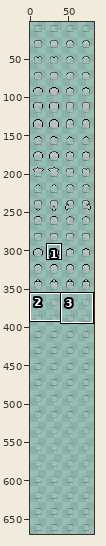
Pixel-art file, stored at Assets/Graphics/Sprites/CharacterParts/Hairs.aseprite. Above: a wide view before the commit, with the close-up outlined.
Close-up. First the earlier version:
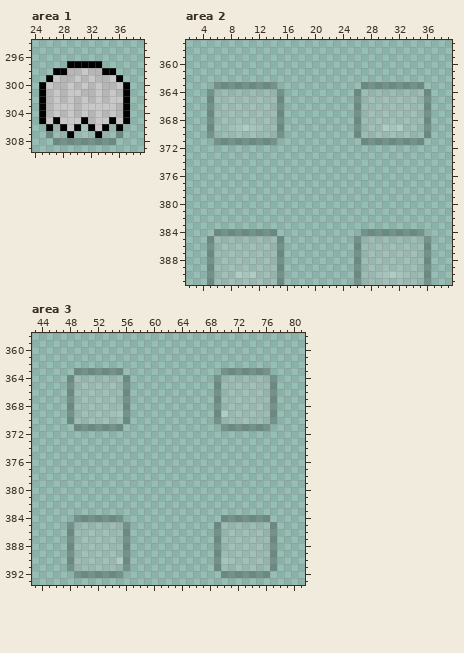
84x672 pixels, 1 frame. Shown: area 1: x 24..39, y 294..309; area 2: x 2..39, y 357..391; area 3: x 43..81, y 358..393. The wide view leaves out empty margins. The commit also changed other parts of the picture, which this record leaves out.
The result:
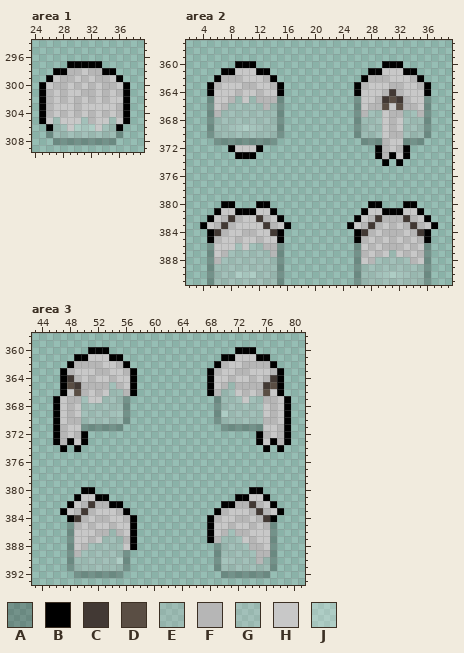
Palette (. is transparent): A #0000003b  B #000000  C #423934  D #5a4e44  E #b6b6b63b  F #b6b6b6  G #c8c8c83b  H #c8c8c8  J #ffffff3b
Diff:
Changed rows in their new state; - is an unchanged pixel.
Area 1, layer "Layer 2":
first column x 27:
305 E---G---E
306 -G-J-J-G-
307 --G---G--
Area 2, layer "Layer 2":
first column x 5:
360 ----BBB------------------BBB----
361 --BBHHHBB--------------BBHHHBB--
362 -BFFFHHHFB------------BFFFHHHFB-
363 BFHHHFFHHFB----------BFHHHFFHHFB
364 BHHHFHHFHHB----------BHHHFCFHHHB
365 -HHF-H-FFF------------HHFCDCFHH-
366 -HF-----F-------------HFFDHDFFH-
367 -F--------------------F--HFF--F-
368 -------------------------HFH----
369 -------------------------HFH----
370 -------------------------HFF----
371 -------------------------FHH----
372 ---BHHHB----------------BFHFB---
373 ----BBB-----------------BFBHB---
374 -------------------------B-B----
first column x 4:
380 ---BB---BB--------------BB---BB---
381 --BHHBBBHHB------------BHHBBBHHB--
382 -BHFCFHHCFHB----------BHFCFFFCFHB-
383 BHFCFHHHHCFHB--------BHFCFHFHFCFHB
384 -BCFHHFFHHCB----------BCFHFFFHFCB-
385 -BFHHFHHFHHB----------BFHFHFHFHFB-
386 --HHH-H--FF------------HFHFFFHFH--
387 --HF------F------------FHFH-HFHF--
388 --F--------------------HF-----FH--
Area 3, layer "Layer 2":
first column x 46:
360 -----BBB------------------BBB-----
361 ---BBHHHBB--------------BBHHHBB---
362 --BFFFFHHFB------------BFHHFFFFB--
363 -BFHHHFFHHFB----------BFHHFFHHHFB-
364 -BCFHFHHFHHB----------BHHFHHFHFCB-
365 -BDCFFFF-FHB----------BHF-FFFFCDB-
366 -BHDFHFH--FB----------BF--HFHFDHB-
367 BHFF-HH--------------------H--FFHB
368 BHFH--------------------------HFHB
369 BHFH--------------------------HFHB
370 BHFF--------------------------FFHB
371 BFHH--------------------------HHFB
372 BFHFB------------------------BFHFB
373 BFBHB------------------------BHBFB
374 -B-B--------------------------B-B-
first column x 47:
380 ---BB----------------------BB---
381 --BHHBB------------------BBHHB--
382 -BHFCFFBB--------------BBFFCFHB-
383 BHFCFHHHFB------------BFHHHFCFHB
384 -BCFHFFHHFB----------BFHHFFHFCB-
385 --FHFHHFHHB----------BHHFHHFHF--
386 --HHHFF-FHB----------BHF-FFHHH--
387 --HHFH---FB----------BF---HFHH--
388 --HF-----HB----------------FFH--
389 --F-------------------------FF--
390 ----------------------------F---
